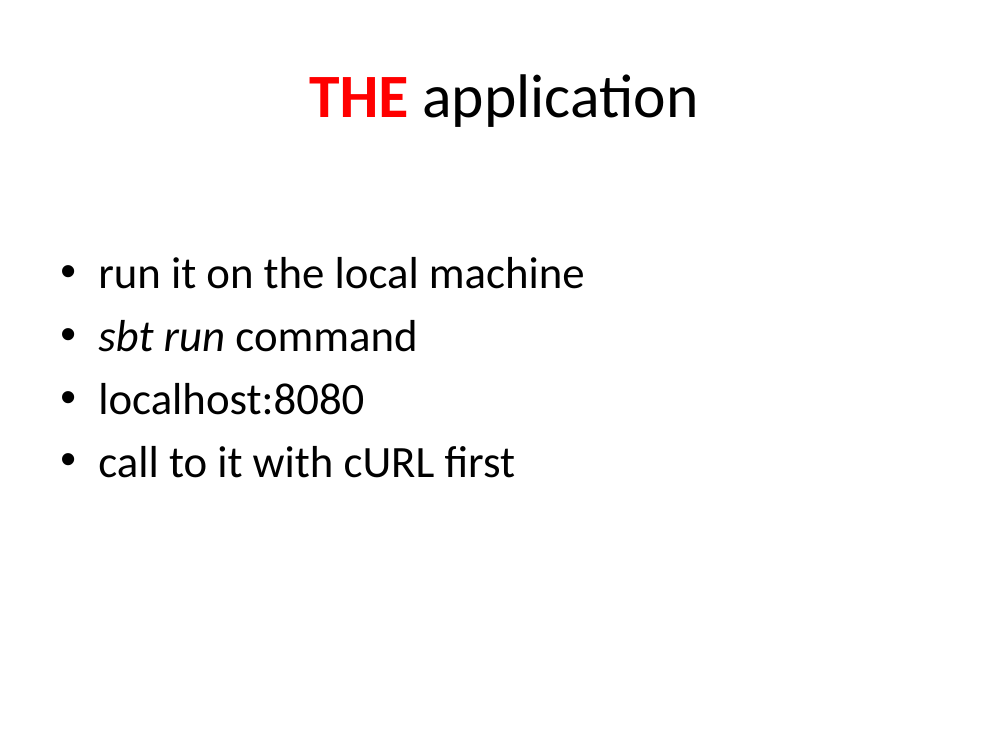
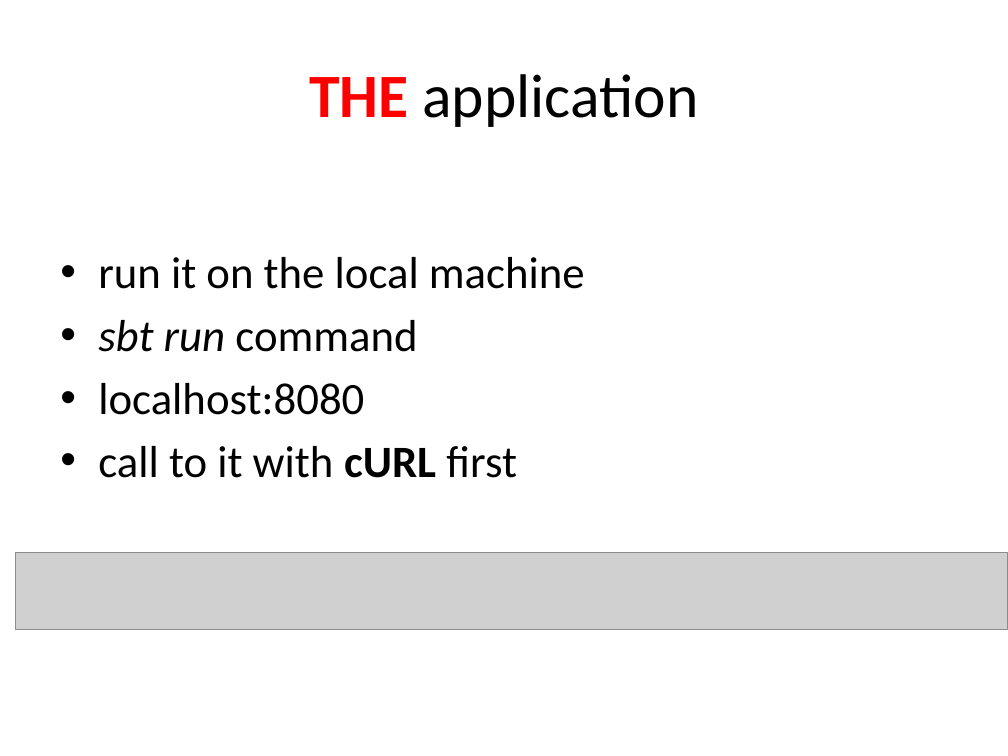
Before and after one commit to martadoberschuetz/scala, a slide deck: slide 14 of project presentation final.pptx (slide 20 before the commit). Drawn at 1008x756 pixels with LibreOffice and Linux fonts; fonts in the diff are those of the drawing; grey boxes stand for pictures. Boxes give left, top, right and bottom in pixels: in the first picture for what was removed or moved away, otherwise in the second. Text is boxed around its words. In the diff, an @@ line names an element or a change of style, - is before the commit and + after.

```diff
--- a/project presentation final.pptx
+++ b/project presentation final.pptx
@@ text at box(98, 446, 517, 478): bold on in "cURL" @@
@@ picture added at box(16, 552, 1008, 630) @@
```
Also in this commit, not shown: 6 other slides changed, 8 slides removed.
